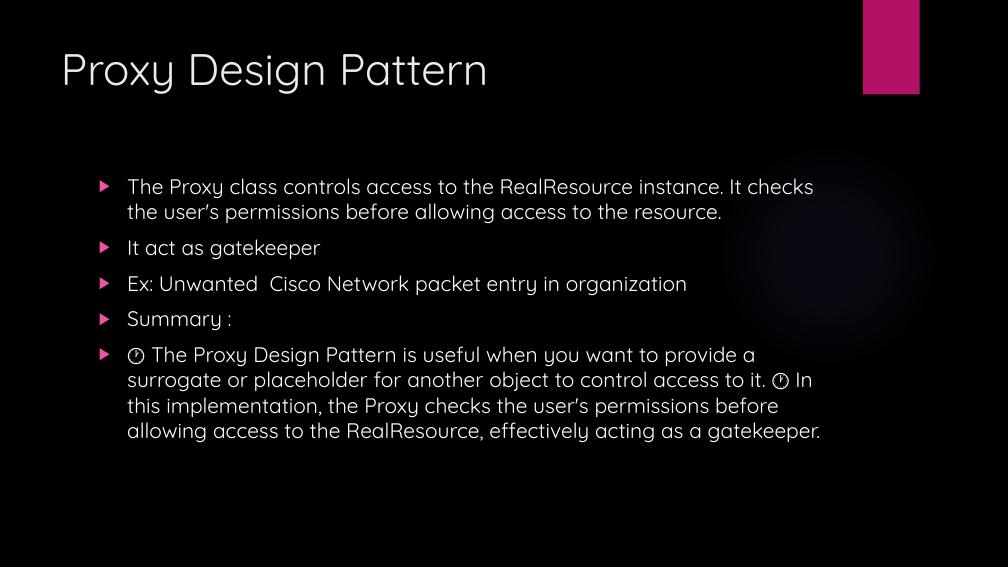
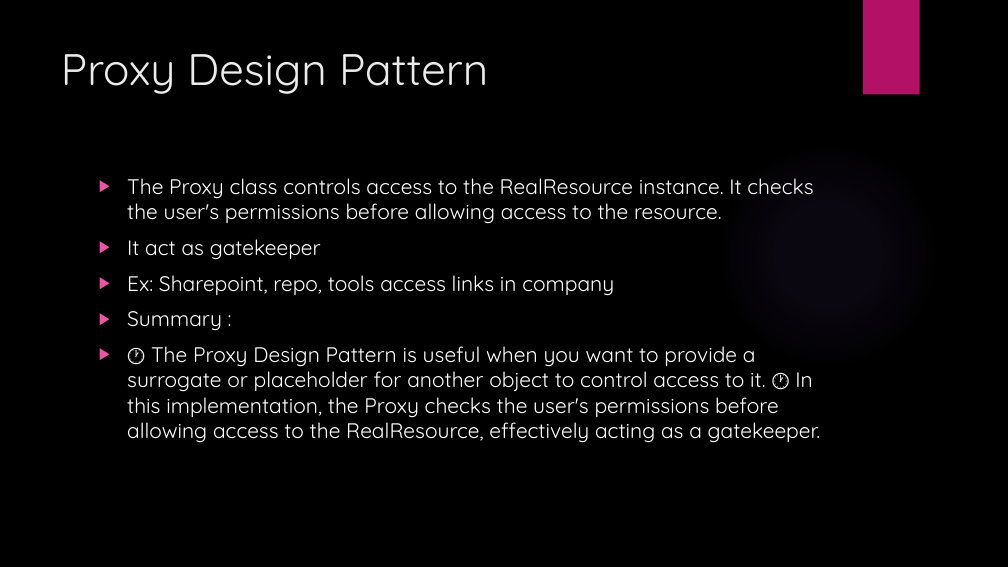
Before and after one commit to coderameen/Software-Architecture-and-Design-Patterns-in-Python-and-StarUML-Tool, a slide deck: slide 31 of Software Design Patterns PPT.pptx (slide 15 before the commit). Drawn at 1008x567 pixels with LibreOffice and Linux fonts; fonts in the diff are those of the drawing; background and template pictures are left out. Boxes give left, top, right and bottom in pixels: in the first picture for what was removed or moved away, otherwise in the second. Text is boxed around its words. In the diff, an @@ line names an element or a change of style, - is before the commit and + after.

Commit message:
added Design pattern PPT

```diff
--- a/Software Design Patterns PPT.pptx
+++ b/Software Design Patterns PPT.pptx
@@ text at (x1=127, y1=275, x2=614, y2=296): text changed @@
-▶ Ex: Unwanted Cisco Network packet entry in organization
+▶ Ex: Sharepoint, repo, tools access links in company
```
Also in this commit, not shown: 5 other slides changed, 16 slides added.
